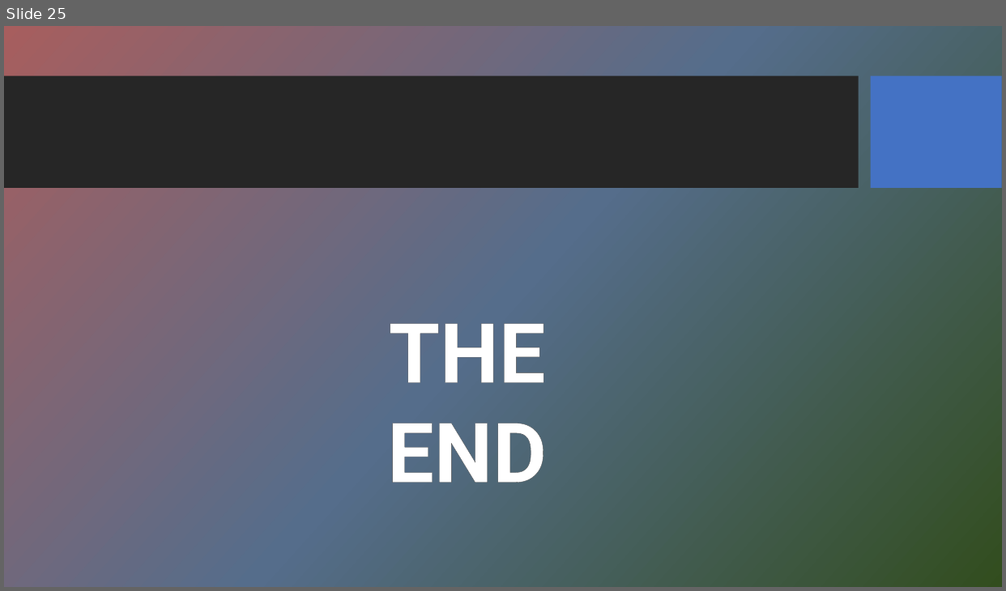
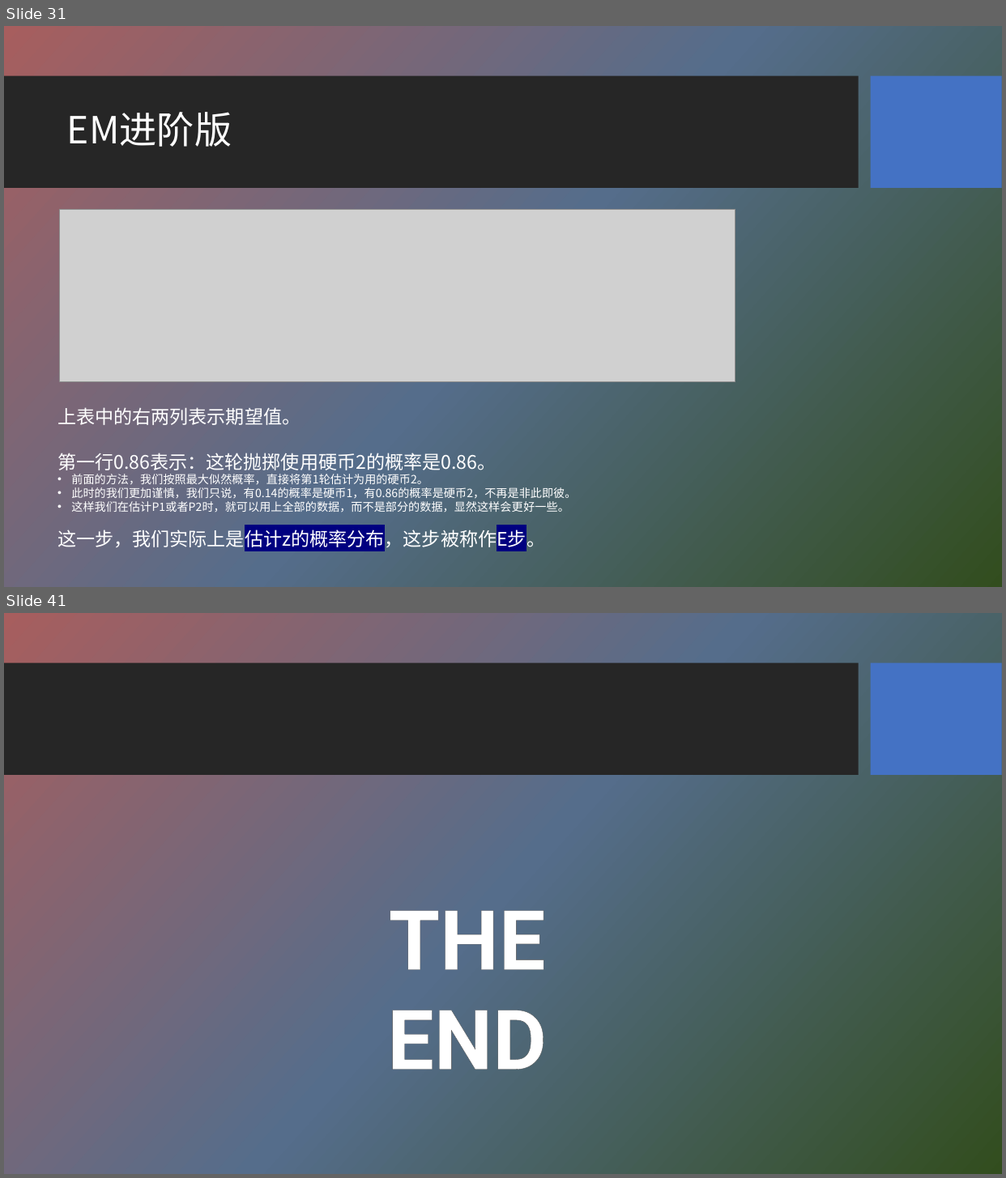
Before and after one commit to HBU/NLP_PPT, a slide deck: PPT-2020/ch04 隐马尔科夫模型.pptx. Shown one above the other, each under a label of ours: slide 25 before the commit, slides 31 and 41 after it; the slides between them are not shown. The pictures are 1006x591 and 1006x1178 pixels, drawn with LibreOffice and Linux fonts; fonts in the diff are those of the drawing; grey boxes stand for pictures; background and template pictures are left out. Boxes give left, top, right and bottom in pixels: in the first picture for what was removed or moved away, otherwise in the second. Text is boxed around its words. In the diff, an @@ line names an element or a change of style, - is before the commit and + after.

```diff
--- a/PPT-2020/ch04 隐马尔科夫模型.pptx
+++ b/PPT-2020/ch04 隐马尔科夫模型.pptx
@@ slide 31 added at (4,26,1002,587), background picture (left out); not listed: 2 template elements that a slide beside it also shows @@
@@ title added at (67,112,232,147), 36 pt, text #FFFFFF @@
+EM进阶版
@@ picture added at (59,209,735,382) @@
@@ text added at (57,408,576,551), 11 pt, text #FFFFFF @@
+上表中的右两列表示期望值。
+第一行0.86表示：这轮抛掷使用硬币2的概率是0.86。
+• 前面的方法，我们按照最大似然概率，直接将第1轮估计为用的硬币2。
+• 此时的我们更加谨慎，我们只说，有0.14的概率是硬币1，有0.86的概率是硬币2，不再是非此即彼。
+• 这样我们在估计P1或者P2时，就可以用上全部的数据，而不是部分的数据，显然这样会更好一些。
+这一步，我们实际上是估计z的概率分布，这步被称作E步。
@@ what was slide 25 is now slide 41 @@
```
Also in this commit, not shown: 1 slide changed, 15 other slides added, 1 other file.
